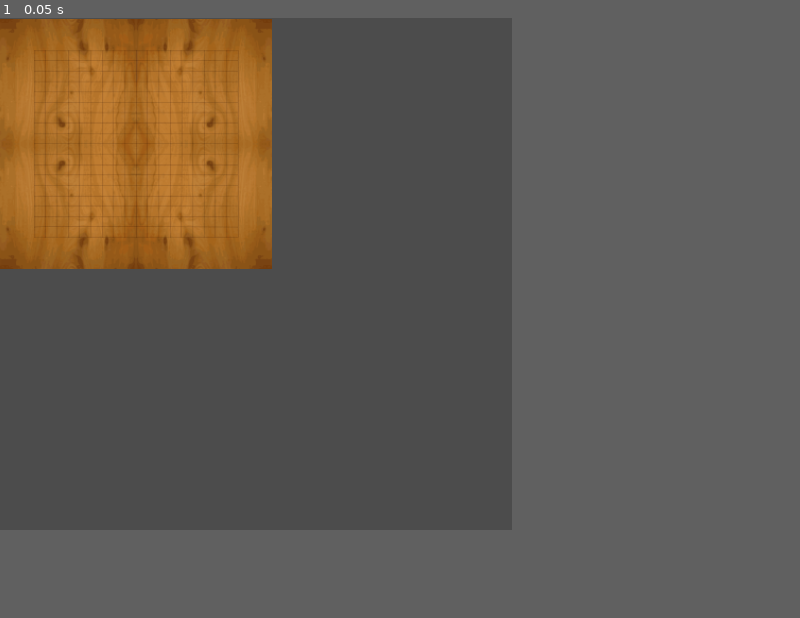
Above: before the commit, frame 1.
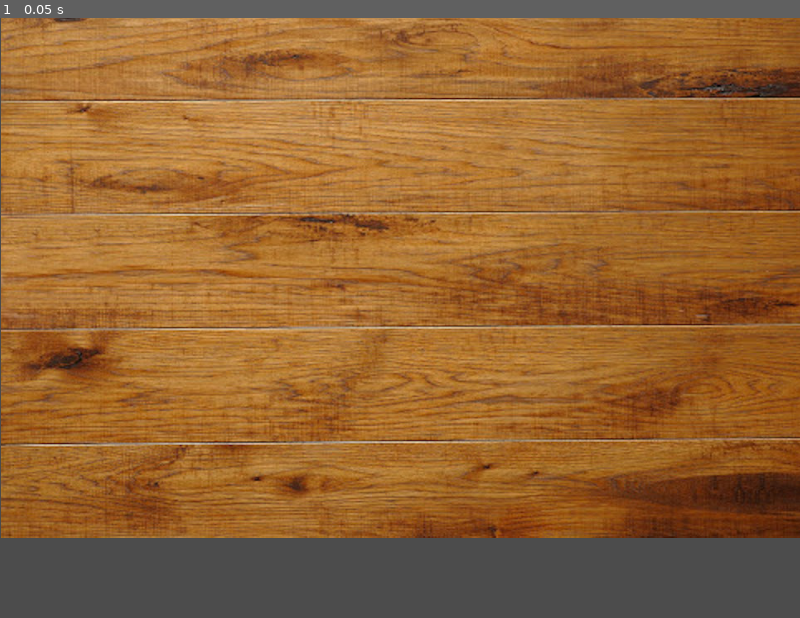
Above: after the commit, the same moment.

Repository: solangebl/godot-carcassonne
Game: Godot game, scene res://scenes/game.tscn
Same seed, same stepped clock (60 frames per second), same inputs: the game is played once before the commit and once after it.
Inputs:
- Up to frame 1 (0.05 s): no input
The window is 512x512 before the commit and 800x600 after it. Grey fills any space a smaller window leaves; there, only what the larger window draws over its background counts as a difference.

The runs differ from the first frame. In frame 1, 81% of the frame differs, in the area x 0-100%, y 0-87%.

Commit message:
Cambio tamaño e imagen del tabletop

Diff:
--- a/project.godot
+++ b/project.godot
@@ -21,10 +21,9 @@
 
 [display]
 
-window/size/width=256
-window/size/height=256
-window/size/test_width=512
-window/size/test_height=512
+window/size/height=768
+window/size/resizable=false
+window/stretch/mode="2d"
 window/stretch/aspect="keep"
 
 [rendering]
--- a/scenes/game.tscn
+++ b/scenes/game.tscn
@@ -1,11 +1,11 @@
 [gd_scene load_steps=2 format=2]
 
-[ext_resource path="res://assets/tabletop.png" type="Texture" id=1]
+[ext_resource path="res://assets/ttop.jpg" type="Texture" id=1]
 
 [node name="Node2D" type="Node2D"]
 position = Vector2( 481, 127 )
 
 [node name="TableTop" type="Sprite" parent="."]
-position = Vector2( -345, -0.999756 )
+position = Vector2( 63, 205 )
 scale = Vector2( 1.06083, 0.976667 )
 texture = ExtResource( 1 )
Binary file added: assets/ttop.jpg
Not shown, added: assets/ttop.jpg.import
